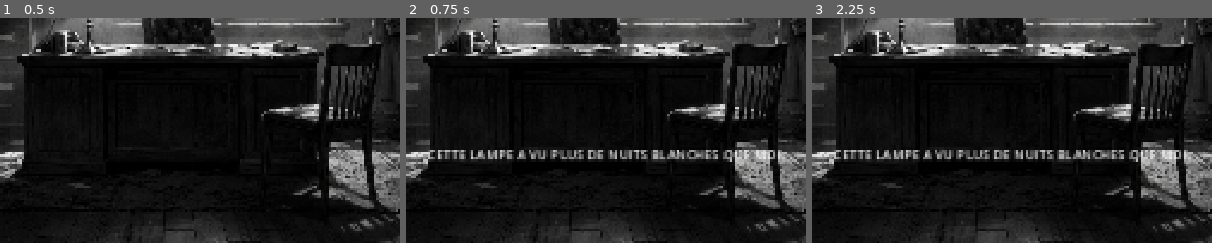
Above: before the commit, frames 1-3 (left to right).
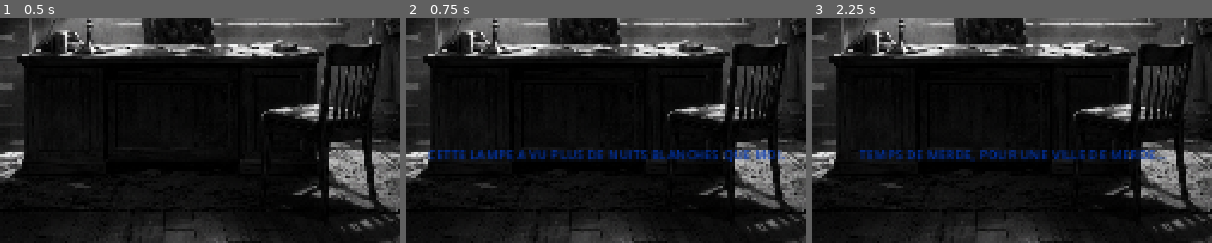
Above: after the commit, the same moments.

Repository: Kaburyo/black-thoughts
Game: Godot game, scene res://scenes/rooms/office_room.tscn
The game is run twice, just before and just after one commit, with the same random seed, the same clock (stepped at 60 frames per second) and the same inputs. The project has no main scene, so this scene is started directly.
Inputs (mouse positions are % of the whole screen's width and height, from its top left):
- Up to frame 1 (0.5 s): no input
- Up to frame 2 (0.75 s): tap Enter at 0.5 s; move the mouse to (36, 51) at 0.52 s; click (36, 51) at 0.67 s
- Up to frame 3 (2.25 s): tap Space at 1.25 s; move the mouse to (30, 55) at 1.27 s; click (30, 55) at 1.42 s; tap Enter at 2 s; move the mouse to (60, 28) at 2.02 s; click (60, 28) at 2.17 s
The pictures show only the part of the screen within x 24-74%, y 50-100%; the shares and areas given below are measured in that part.

Frame 1 is identical in both runs. In frame 2, 2.6% of the frame differs, in the area x 5-95%, y 58-64%; in frame 3, 3.0%.

Commit message:
Architecture examiner : dictionnaire des pensees

Diff:
--- a/scenes/rooms/office_room.gd
+++ b/scenes/rooms/office_room.gd
@@ -1,35 +1,42 @@
 # office_room.gd
 # Pièce "Bureau d'Al'" — gère les interactions de type EXAMINER.
-# Pour l'instant : cliquer la lampe affiche une pensée d'Al'.
+# Chaque objet cliquable affiche une pensée d'Al'.
 
 extends Node2D
 
 
-# --- Références aux nœuds de la scène ---
-# @onready : la variable est remplie au démarrage de la scène,
-# une fois que tous les nœuds existent vraiment.
-@onready var lamp_area: Area2D = $LampArea
+# --- Référence à la boîte de texte ---
 @onready var thought_label: Label = $ThoughtLabel
 
 
-# --- Le texte que pense Al' quand on examine la lampe ---
-# Stocké dans une constante : facile à retrouver et à modifier.
-const PENSEE_LAMPE: String = "Cette lampe a vu plus de nuits blanches que moi."
+# --- Les objets examinables de la pièce ---
+# Clé    = nom exact du nœud Area2D dans la scène.
+# Valeur = pensée d'Al' affichée quand on clique cet objet.
+# Pour ajouter un objet examinable : UNE SEULE ligne à ajouter ici.
+const PENSEES: Dictionary = {
+    "LampArea": "Cette lampe a vu plus de nuits blanches que moi.",
+    "WindowArea": "Temps de merde, pour une ville de merde...",
+}
 
 
-# Appelée automatiquement une seule fois, au lancement de la scène.
+# Appelée automatiquement une fois, au lancement de la scène.
 func _ready() -> void:
-    # On connecte le signal "input_event" de la zone à notre fonction.
-    # Traduction : "quand LampArea reçoit un clic, préviens _sur_clic_lampe".
-    lamp_area.input_event.connect(_sur_clic_lampe)
+    # On parcourt chaque objet examinable déclaré dans PENSEES.
+    for nom_zone in PENSEES:
+        var zone := get_node(nom_zone) as Area2D
+        var texte: String = PENSEES[nom_zone]
+        # .bind(texte) attache le texte au branchement du signal.
+        # Résultat : quand cette zone est cliquée, _sur_clic reçoit
+        # directement la bonne pensée, sans avoir à la chercher.
+        zone.input_event.connect(_sur_clic.bind(texte))
 
 
-# Appelée par la zone LampArea à chaque événement de souris la concernant.
-# On filtre pour ne réagir qu'au vrai clic gauche.
-func _sur_clic_lampe(_viewport: Node, event: InputEvent, _shape_idx: int) -> void:
+# Appelée quand une zone examinable reçoit un événement souris.
+# Les 3 premiers paramètres viennent du signal ; "texte" vient du .bind().
+func _sur_clic(_viewport: Node, event: InputEvent, _shape_idx: int, texte: String) -> void:
     if event is InputEventMouseButton:
         if event.button_index == MOUSE_BUTTON_LEFT and event.pressed:
-            afficher_pensee(PENSEE_LAMPE)
+            afficher_pensee(texte)
 
 
 # Affiche une pensée d'Al' dans la boîte de texte.
--- a/scenes/rooms/office_room.tscn
+++ b/scenes/rooms/office_room.tscn
@@ -1,10 +1,13 @@
-[gd_scene load_steps=4 format=3 uid="uid://cmb4d64jnojw2"]
+[gd_scene load_steps=5 format=3 uid="uid://cmb4d64jnojw2"]
 
 [ext_resource type="Texture2D" uid="uid://dwen5xltt24pl" path="res://assets/art/backgrounds/office.png" id="1_17l8b"]
 [ext_resource type="Script" uid="uid://dk8ygbdwkyyky" path="res://scenes/rooms/office_room.gd" id="1_xdoaq"]
 
 [sub_resource type="RectangleShape2D" id="RectangleShape2D_17l8b"]
-size = Vector2(150, 154)
+size = Vector2(140, 154)
+
+[sub_resource type="RectangleShape2D" id="RectangleShape2D_xdoaq"]
+size = Vector2(488, 400)
 
 [node name="OfficeRoom" type="Node2D"]
 script = ExtResource("1_xdoaq")
@@ -17,11 +20,19 @@
 [node name="LampArea" type="Area2D" parent="."]
 
 [node name="CollisionShape2D" type="CollisionShape2D" parent="LampArea"]
-position = Vector2(695, 551)
+position = Vector2(690, 551)
 shape = SubResource("RectangleShape2D_17l8b")
+
+[node name="WindowArea" type="Area2D" parent="."]
+
+[node name="CollisionShape2D" type="CollisionShape2D" parent="WindowArea"]
+position = Vector2(1020, 336)
+shape = SubResource("RectangleShape2D_xdoaq")
 
 [node name="ThoughtLabel" type="Label" parent="."]
 visible = false
+modulate = Color(0.047083605, 0.2114375, 0.70733285, 1)
+self_modulate = Color(0, 1, 1, 1)
 offset_left = 496.0
 offset_top = 768.0
 offset_right = 952.0
